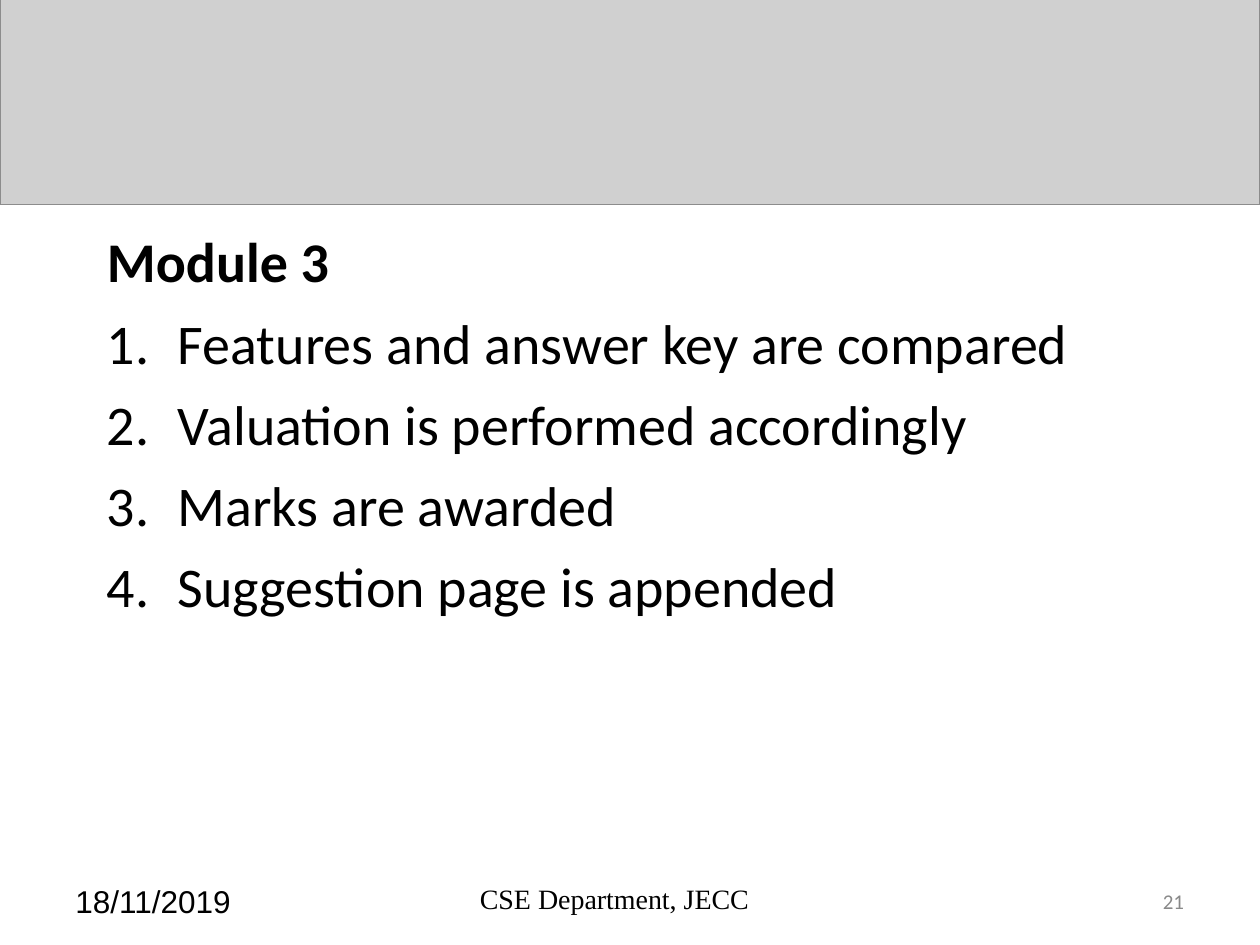
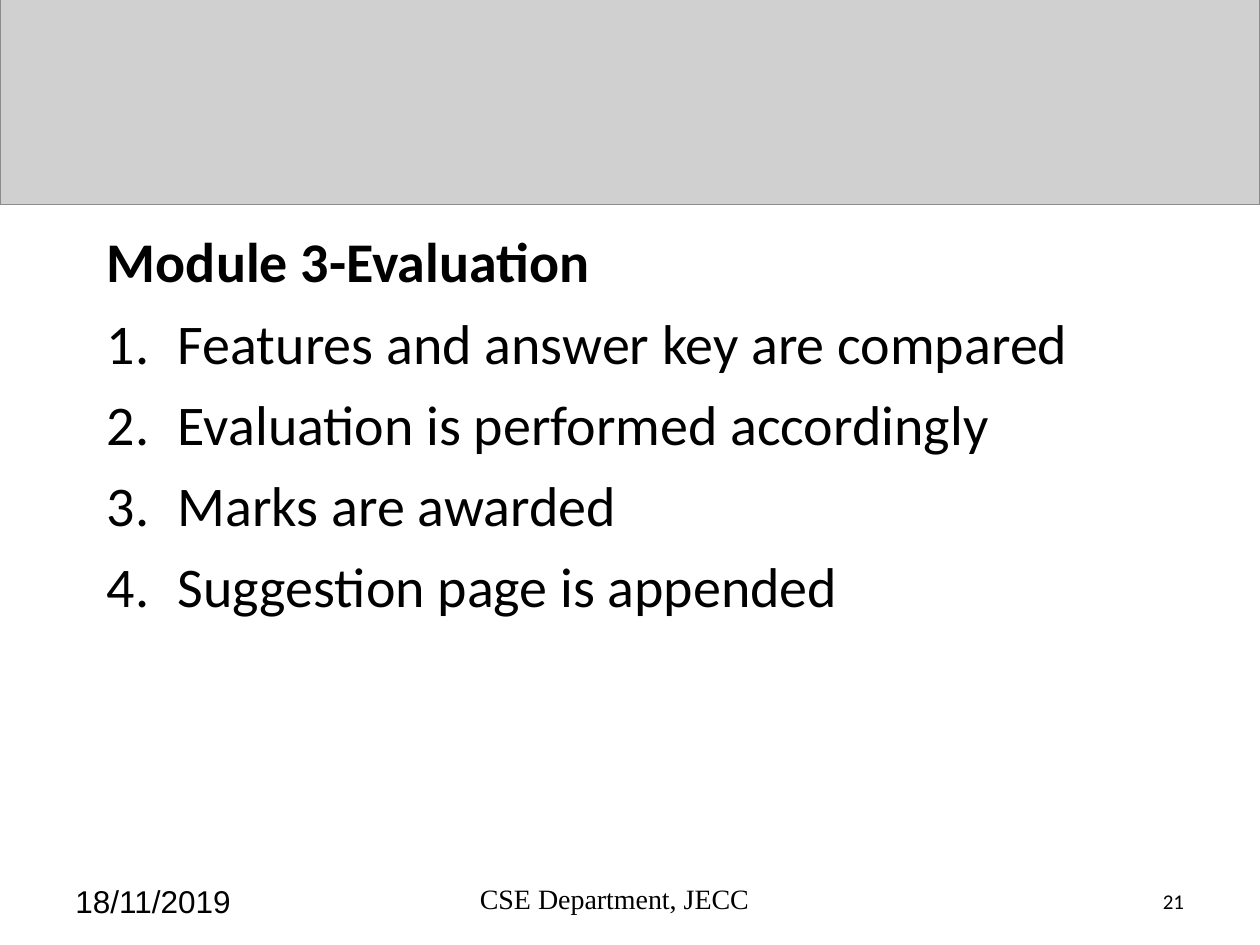
Before and after one commit to sreeragrnandan/Design-Project, a slide deck: slide 21 of DP G7 final review.pptx. Drawn at 1260x945 pixels with LibreOffice and Linux fonts; fonts in the diff are those of the drawing; grey boxes stand for pictures. Boxes give left, top, right and bottom in pixels: in the first picture for what was removed or moved away, otherwise in the second. Text is boxed around its words. In the diff, an @@ line names an element or a change of style, - is before the commit and + after.

```diff
--- a/DP G7 final review.pptx
+++ b/DP G7 final review.pptx
@@ text at [107,242,590,283]: text changed @@
-Module 3
+Module 3-Evaluation
@@ text at [178,406,988,455]: text changed @@
-2. Valuation is performed accordingly
+2. Evaluation is performed accordingly
@@ page number at [1163,895,1184,909]: text colour #898989 to #000000 @@
```
Also in this commit, not shown: 28 other slides changed, 43 other files.
